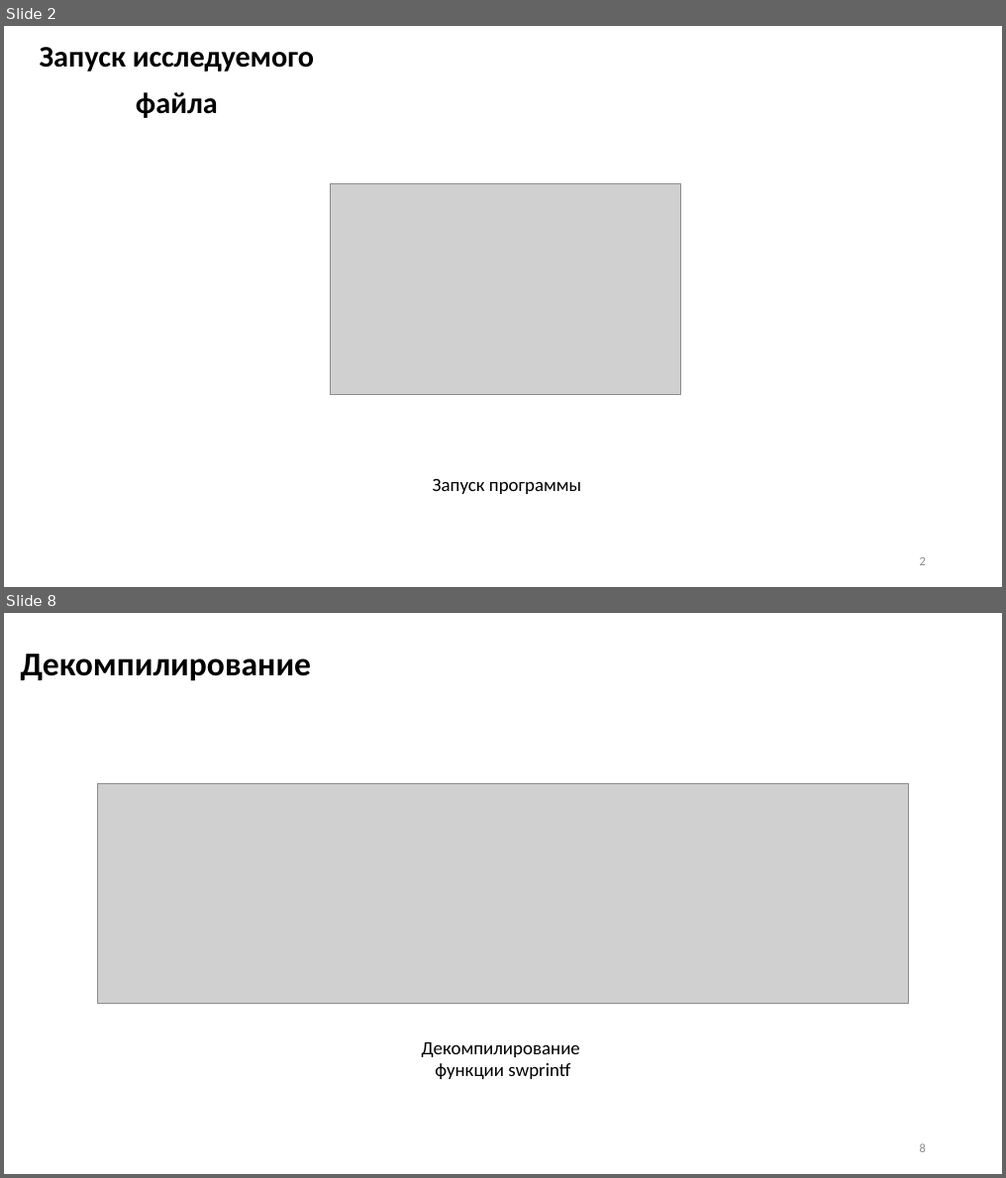
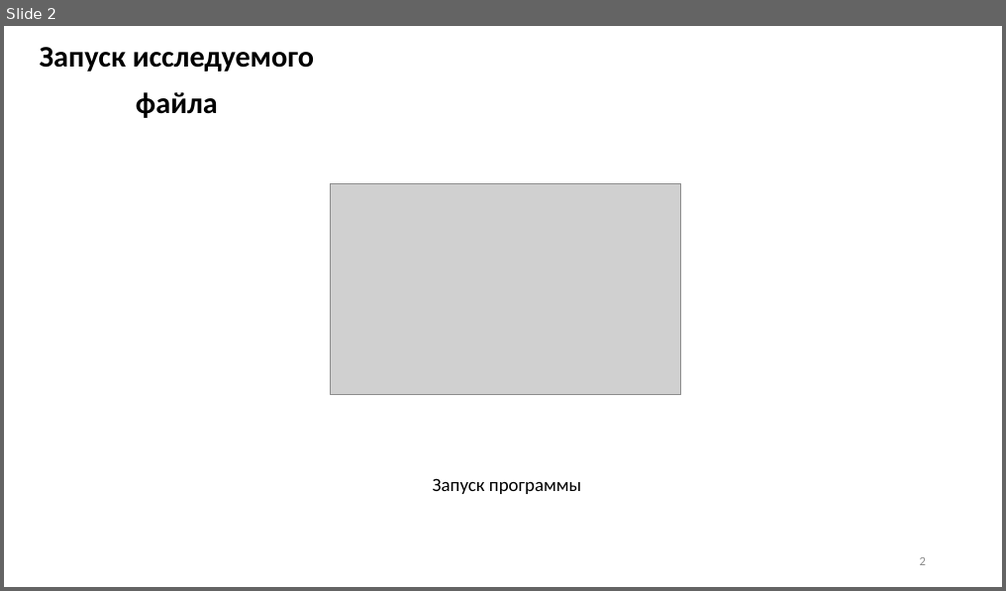
Before and after one commit to IgorKruchinin/Reverse_engineering, a slide deck: ЛР_5_Бикбавов_Кручинин.pptx. Shown one above the other, each under a label of ours: slides 2 and 8 before the commit, slide 2 after it; the slides between them are not shown. The pictures are 1006x1178 and 1006x591 pixels, drawn with LibreOffice and Linux fonts; fonts in the diff are those of the drawing; grey boxes stand for pictures. Boxes give left, top, right and bottom in pixels: in the first picture for what was removed or moved away, otherwise in the second. Text is boxed around its words. In the diff, an @@ line names an element or a change of style, - is before the commit and + after.

```diff
--- a/ЛР_5_Бикбавов_Кручинин.pptx
+++ b/ЛР_5_Бикбавов_Кручинин.pptx
@@ slide 8 removed at (x1=4, y1=613, x2=1002, y2=1174), background #FFFFFF @@
@@ title removed at (x1=21, y1=654, x2=312, y2=681) @@
-Декомпилирование
@@ picture removed at (x1=98, y1=784, x2=908, y2=1004) @@
@@ text removed at (x1=422, y1=1043, x2=580, y2=1079) @@
-Декомпилирование
-функции swprintf
@@ page number removed at (x1=920, y1=1144, x2=926, y2=1153) @@
-8
```
Also in this commit, not shown: 3 slides changed, 1 slide added, 4 other slides removed.
